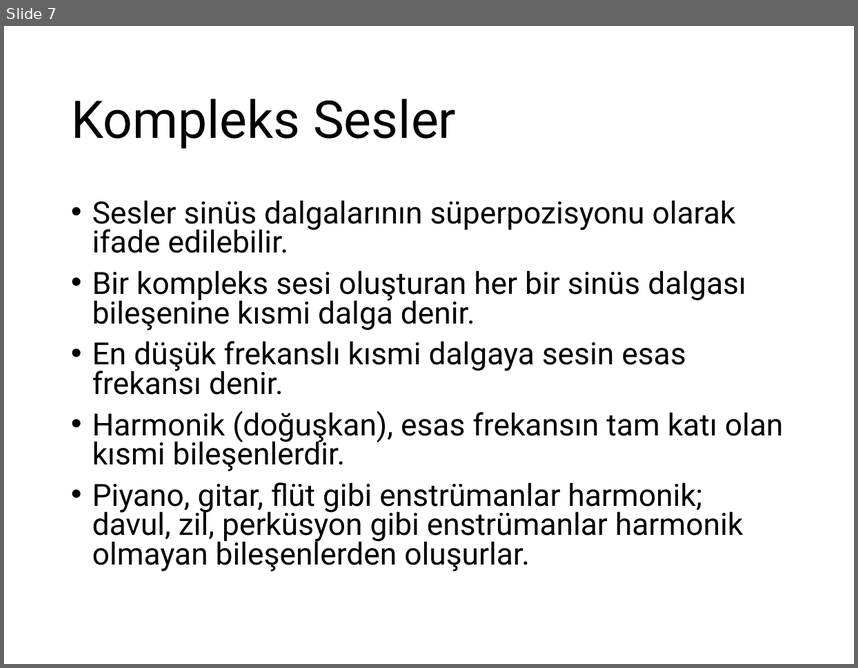
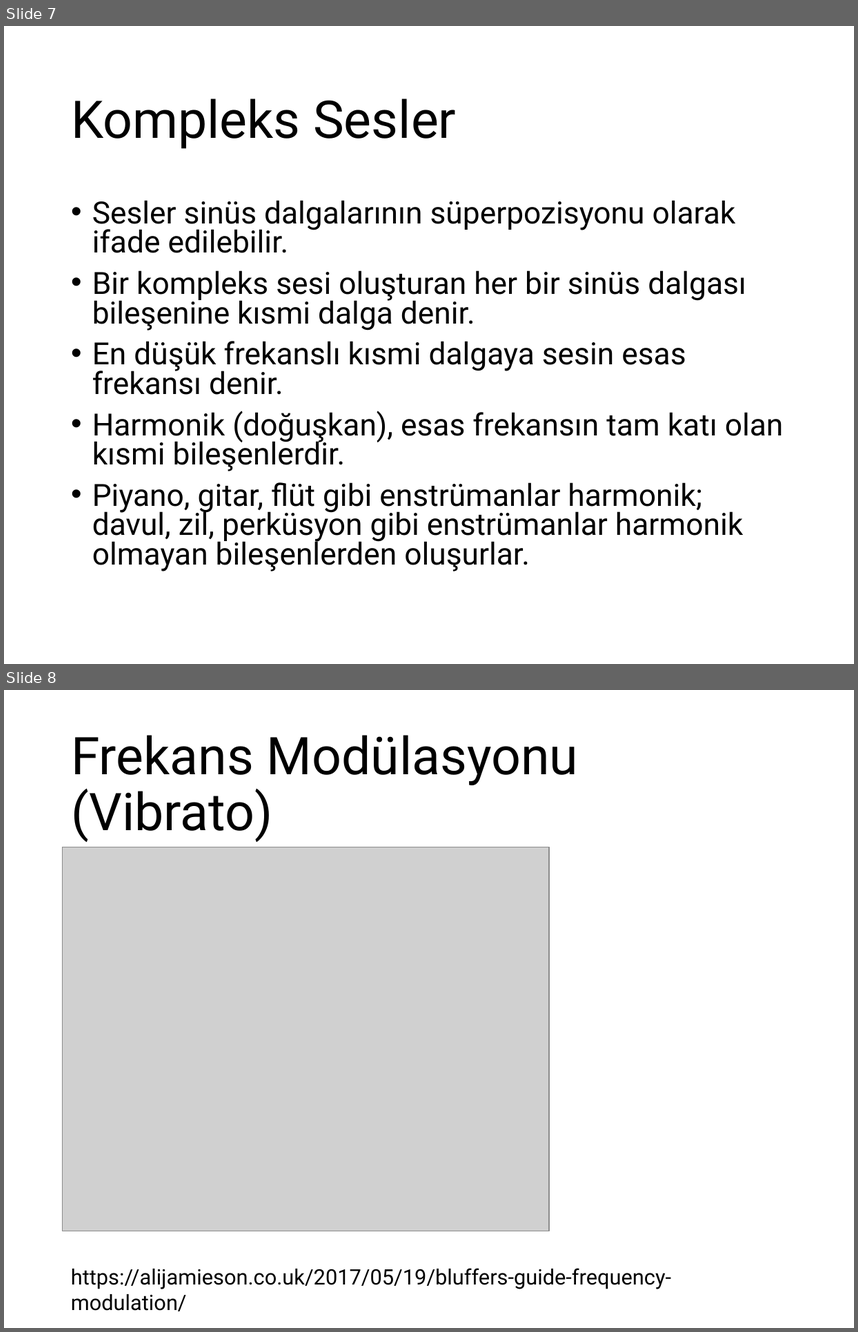
Before and after one commit to ihpar/ssi, a slide deck: slides/Slide_2.pptx. Shown one above the other, each under a label of ours: slide 7 before the commit, slides 7 and 8 after it. The pictures are 858x668 and 858x1332 pixels, drawn with LibreOffice and Linux fonts; fonts in the diff are those of the drawing; grey boxes stand for pictures. Boxes give left, top, right and bottom in pixels: in the first picture for what was removed or moved away, otherwise in the second. Text is boxed around its words. In the diff, an @@ line names an element or a change of style, - is before the commit and + after.

```diff
--- a/slides/Slide_2.pptx
+++ b/slides/Slide_2.pptx
@@ slide 8 added at bbox=[4, 690, 854, 1328], background #FFFFFF @@
@@ title added at bbox=[71, 735, 579, 842], 44 pt, text #000000 @@
+Frekans Modülasyonu (Vibrato)
@@ picture added at bbox=[63, 847, 550, 1231] @@
@@ text added at bbox=[71, 1268, 671, 1311], 18 pt, text #000000 @@
+https://alijamieson.co.uk/2017/05/19/bluffers-guide-frequency-modulation/
```
Also in this commit, not shown: 1 other slide added.
